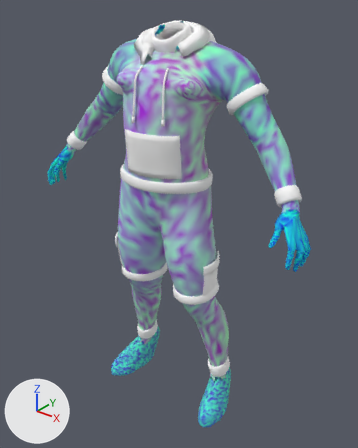
The glTF model godot-world-fracture/models/operators/bodies/civ-goliath-female.glb: old version first, new version second.
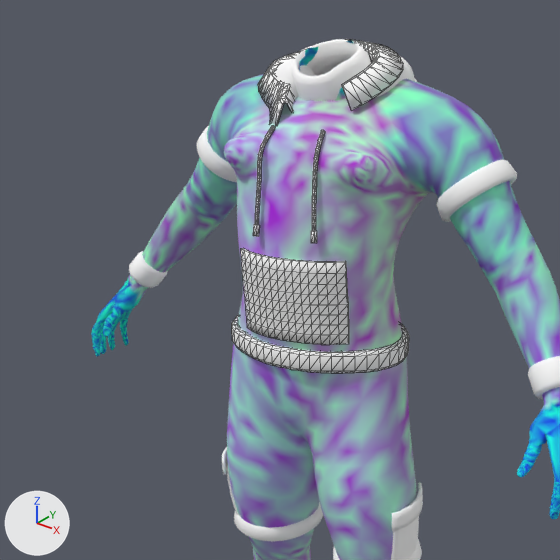
Each version appears first whole from a camera (50 mm lens) standing at (1.04, -1.251, 1.559) and looking at (0.012, 0.034, 0.763), and next in a close-up on the part from 0% to 81% of the width and 0% to 65% of the height. The lights are fixed; the arrows at lower left show +X, +Y and +Z. The first two pictures are the older version. The close-ups show mesh edges as thin lines.

Names of what the first close-up shows: 'Piece_cargo', 'Piece_cuffs', 'Piece_hem', 'Piece_hood', 'Piece_pocket', 'Piece_rib_collar', 'Piece_shirt_collar', 'Piece_shorts_hems', 'Piece_sleeve_hems', 'Piece_strings', 'civilian'.
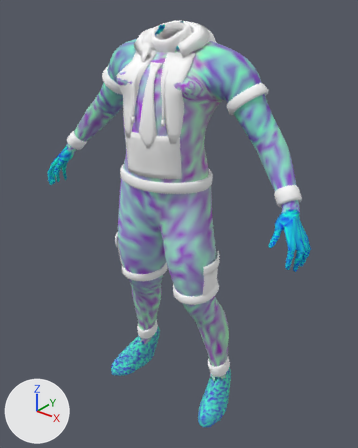
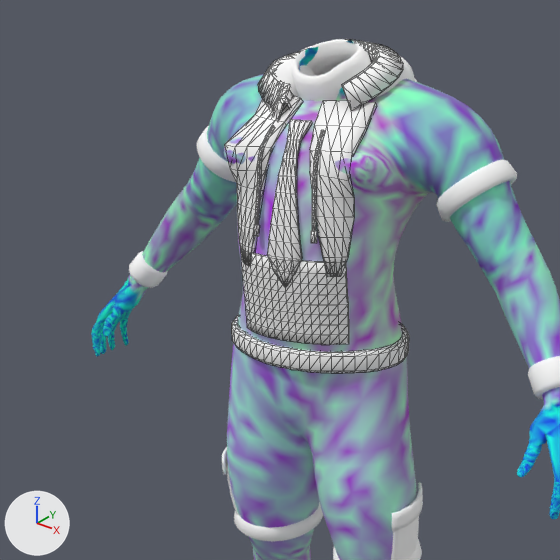
What the commit changed:
Mesh me_piece_tie is new.
It has 110 vertices, 216 faces and spans x 0.003..0.071, y -0.164..-0.083, z 1.099..1.347.
It uses material mat_civilian_001 (white #ffffff).
Mesh me_piece_lapels is new.
It has 180 vertices, 352 faces and spans x -0.105..0.14, y -0.168..-0.014, z 1.121..1.373.
It uses material mat_civilian_001 (white #ffffff).
Object 'Piece_tie' (ob_piece_tie) is new; it shows me_piece_tie.
Its location is (0.0, 0.0, 0.0).
Object 'Piece_lapels' (ob_piece_lapels) is new; it shows me_piece_lapels.
Its location is (0.0, 0.0, 0.0).

Location of each change, [x1, y1, x2, y2] in pixels of the close-ups (560 x 560 px):
'Piece_lapels', added: after [224, 96, 376, 277]
'Piece_tie', added: after [267, 119, 312, 287]
